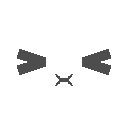
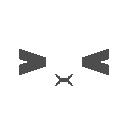
Comparing the layer stacks of the two w=128, h=128 images. Changes:
painted on "Rectangle 1 copy 7" over [17, 52, 19, 72]
painted on "Rectangle 1 copy 5" over [109, 52, 111, 72]
hid "Layer 1" over [17, 52, 111, 72]
